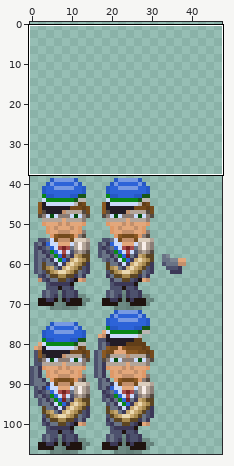
Two versions of one sprite sheet, src/game/sprites/data/cfe-ksv-karl.png. Above: a wide view before the commit, with the close-up outlined.
Close-up. As it was:
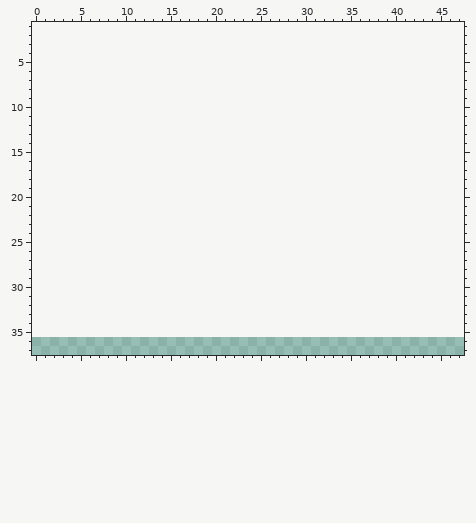
The file is 48x72 pixels. Shown: x 0..47, y 1..37. The old version is drawn lined up with the new one, on the new canvas. The commit also changed other parts of the picture, which this record leaves out.
The result:
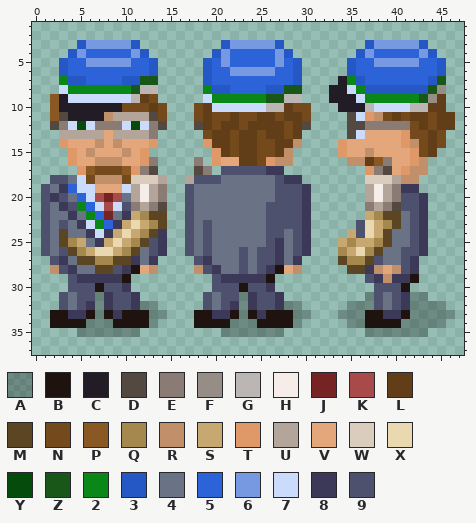
Palette (. is transparent): A #00000046  B #1f130f  C #221c26  D #544940  E #8a7c75  F #968d86  G #bbb6b3  H #f7ede8  J #762323  K #a84a4a  L #613e18  M #5c4522  N #744a1c  P #8a5822  Q #a5884e  R #c28f6b  S #c7a871  T #df9968  U #b3a599  V #e3a77b  W #dbcdbd  X #ead8b1  Y #054c0c  Z #185717  2 #098717  3 #2658c5  4 #697385  5 #2d63d8  6 #7799e2  7 #cbdbfc  8 #3c3857  9 #4d516d
Change:
canvas 48x72 -> 48x108, the old top-left corner now at 0,36
Changed rows in their new state; - is an unchanged pixel.
first column x 1:
 3 ----3666663---------3666663---------3666663---
 4 ---365555563-------365555563-------365555563--
 5 --35566666553-----35655555653-----35566666553-
 6 --35555555553-----35566666553-----35555555553-
 7 --233555533ZZ-----35555555553----C2355555553Z-
 8 --72222222ZGG-----233555533ZZ---CC723333333ZF-
 9 -PC7777777GLN-----7222222ZZGG---CCC7222222ZFL-
10 -PCCCCCCCNNNLN---NL777777GGLNN---CCCG7777GGLL-
11 -PDCCCCRUUUUDN---NLNNLNNLLNLLN----D7TRNLNLLNLL
12 -DE7Y7EEE7Y7ED---DLNLLNLLLLNLD----DDEEEEENLNLL
13 --UUUUUVUUUUE-----NLLNLLNLLNL-----D7VVVVTNNLN-
14 --TVVVRVRVVVT-----TLLNLLNNLLR----TVVVVVVTRNLN-
15 ---TVRVVVRVT-------TLNLLNNLR-----TVVRVVVVTNL--
16 ---TVVRRRVVTE----E-TVVLLNTRR------RRLPEVVTR---
17 ----TPNNNPTED----DE-9999988---------TEDVTRR---
18 -9947NRRRNWWWU--U999444444988-------WWWURR----
19 948577VVV7UHUE--94444444449998------UHUE88----
20 989457KJK4UHUE--94444444449998------UHUE998---
21 9489257K79EUED--94444444499998------EUED998---
22 9448425J48SQMM--94444444499998------SQMM498---
23 949487258SXSQM--94944444499998-----9XSQM498---
24 94M44878SXSQM8--94944444499498----S9XSM4498---
25 94MQS48SXSQM98--94944444498498---SQSSQM4498---
26 949MQSXXSQM498--94944494998498---QSXQM44998---
27 -984MMQQMM848----984449499848----MQQM94498----
28 -R9844MM98BVR----R98449498BVR-----MM8RVR98----
29 ---988888B---------988888B----------98R88B----
30 ---999B998---------999B998-----------999B-----
31 --9499A8998-------9499A8998---------A9498AA---
32 --9498A8998AA-----9498A8998AA-----AAA9498AAAA-
33 -BB88BAB8BBBAA---BB88BAB8BBBAA---AAABB88BAAAAA
34 -BBBBAAABBBBA----BBBBAAABBBBA-----AABBBBAAAAA-
35 ----AAAAAAA---------AAAAAAA---------AAAAAAA---
Changed places in both close-ups, as pixel boxes (x1, y1, x2, y2):
added: (41, 40, 455, 337)
